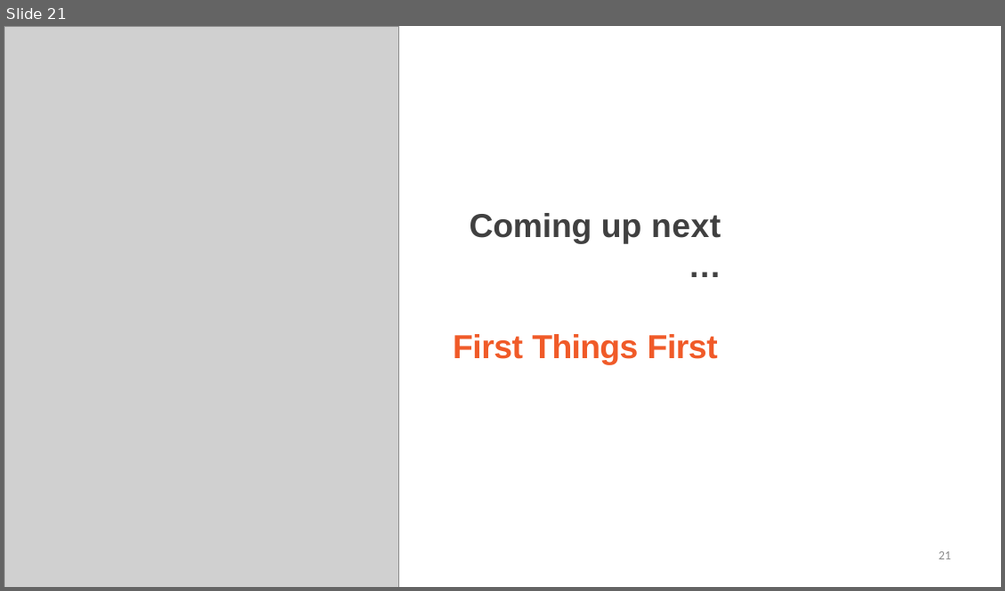
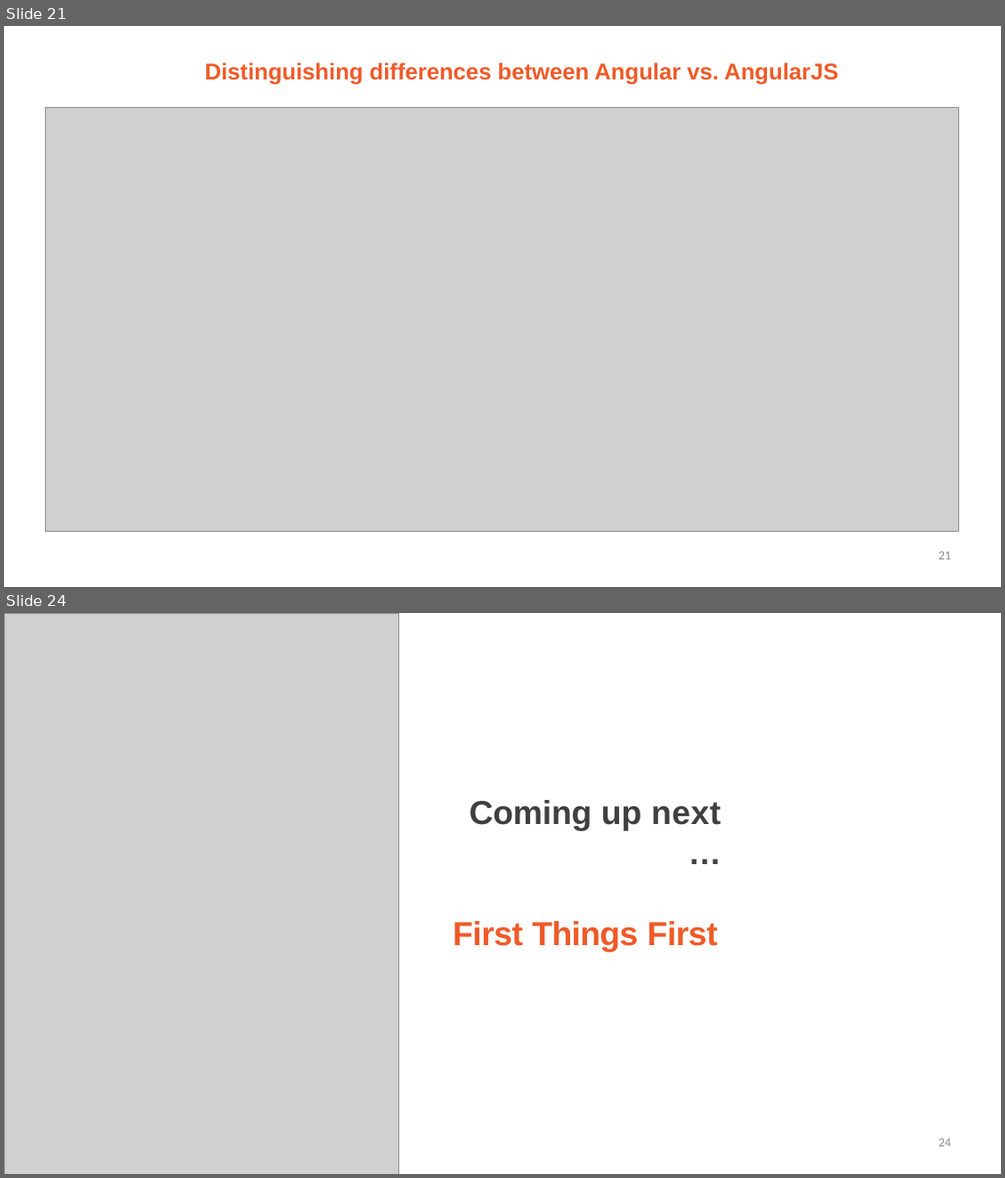
Before and after one commit to StevenJoseph19/DXC-FSD, a slide deck: 4. UI/Day 32/Slides/2. Introduction/introduction-slides.pptx. Shown one above the other, each under a label of ours: slide 21 before the commit, slides 21 and 24 after it; the slides between them are not shown. The pictures are 1005x591 and 1005x1178 pixels, drawn with LibreOffice and Linux fonts; fonts in the diff are those of the drawing; grey boxes stand for pictures. Boxes give left, top, right and bottom in pixels: in the first picture for what was removed or moved away, otherwise in the second. Text is boxed around its words. In the diff, an @@ line names an element or a change of style, - is before the commit and + after.

```diff
--- a/4. UI/Day 32/Slides/2. Introduction/introduction-slides.pptx
+++ b/4. UI/Day 32/Slides/2. Introduction/introduction-slides.pptx
@@ slide 21 added at (x1=4, y1=26, x2=1001, y2=587), background #FFFFFF @@
@@ title added at (x1=205, y1=62, x2=838, y2=85), 33 pt, text #F05A28, bold @@
+Distinguishing differences between Angular vs. AngularJS
@@ picture added at (x1=45, y1=107, x2=958, y2=531) @@
@@ page number added at (x1=938, y1=551, x2=951, y2=559), 18 pt, text #8C8C8C @@
+21
@@ what was slide 21 is now slide 24 @@
@@ page number at (x1=938, y1=1138, x2=951, y2=1146): text changed @@
-21
+24
```
Also in this commit, not shown: 2 other slides added, 59 other files.
